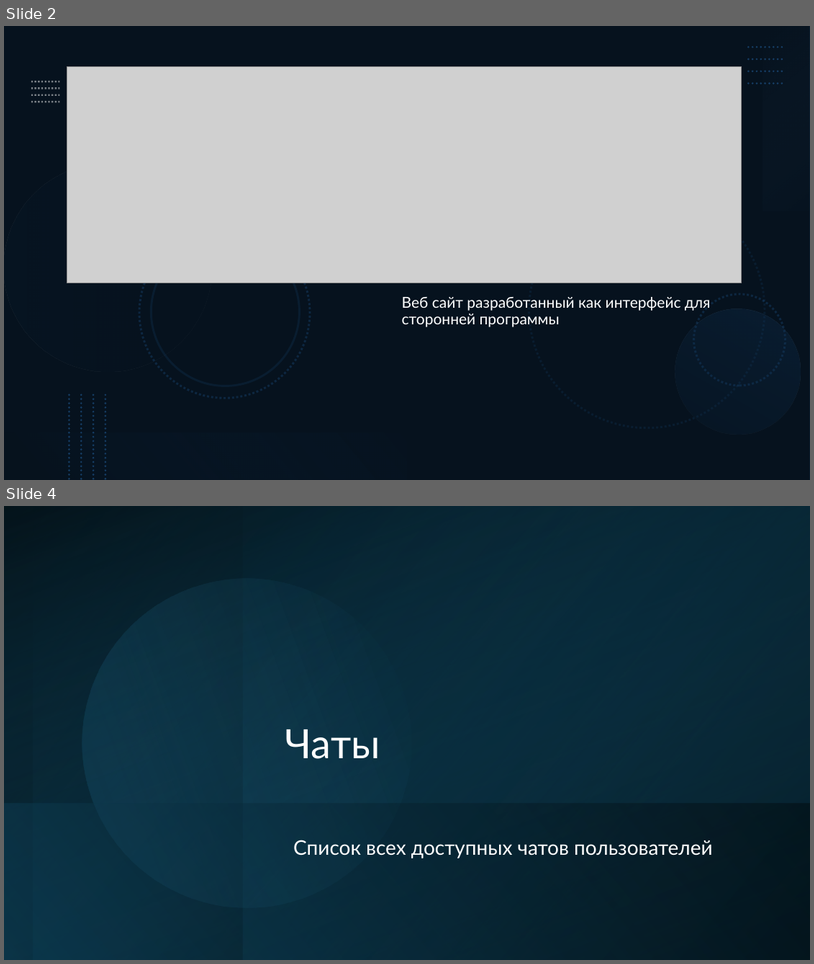
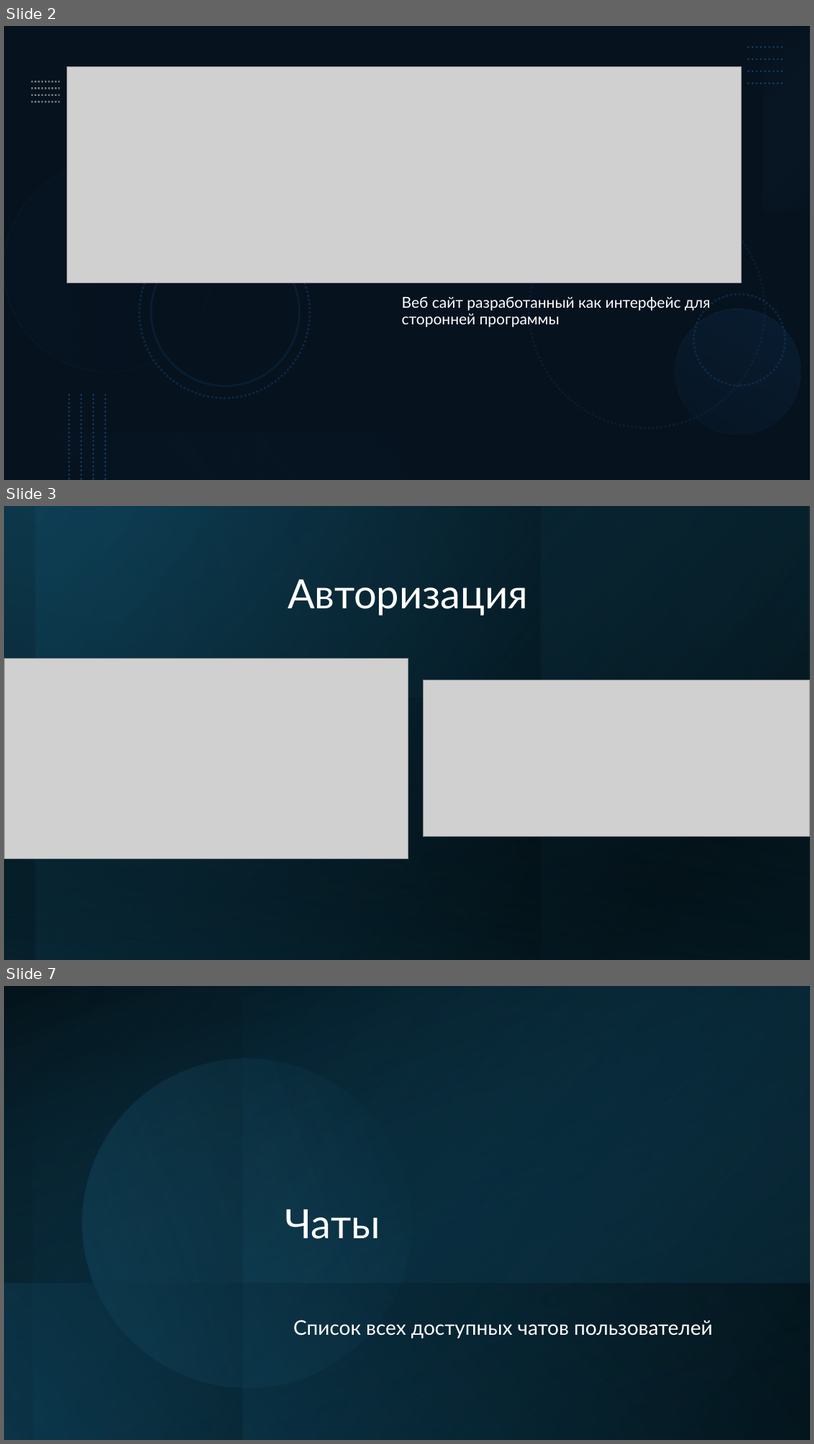
Before and after one commit to EnderEzhik/Project3, a slide deck: Project 3.pptx. Shown one above the other, each under a label of ours: slides 2 and 4 before the commit, slides 2, 3 and 7 after it; the slides between them are not shown. The pictures are 814x964 and 814x1444 pixels, drawn with LibreOffice and Linux fonts; fonts in the diff are those of the drawing; grey boxes stand for pictures. Boxes give left, top, right and bottom in pixels: in the first picture for what was removed or moved away, otherwise in the second. Text is boxed around its words. In the diff, an @@ line names an element or a change of style, - is before the commit and + after.

```diff
--- a/Project 3.pptx
+++ b/Project 3.pptx
@@ slide 3 added at <box>4,506,810,960</box>, background #FFFFFF @@
@@ rectangle added at <box>4,506,810,960</box>, fill gradient #000000 to #156082 @@
@@ rectangle added at <box>4,506,540,960</box>, fill gradient #104862 to #000000 @@
@@ rectangle added at <box>4,506,810,960</box>, fill gradient #000000 to #156082 @@
@@ rectangle added at <box>36,506,810,960</box>, fill gradient #000000 to #104862 @@
@@ title added at <box>288,579,528,615</box>, 48 pt, text #FFFFFF @@
+Авторизация
@@ picture added at <box>4,659,408,859</box> @@
@@ rectangle added at <box>4,698,810,960</box>, fill gradient #000000 to #0B3041 @@
@@ picture added at <box>423,680,810,836</box> @@
@@ what was slide 4 is now slide 7 @@
```
Also in this commit, not shown: 1 slide changed, 8 other slides added, 2 slides removed, 1 other file.
